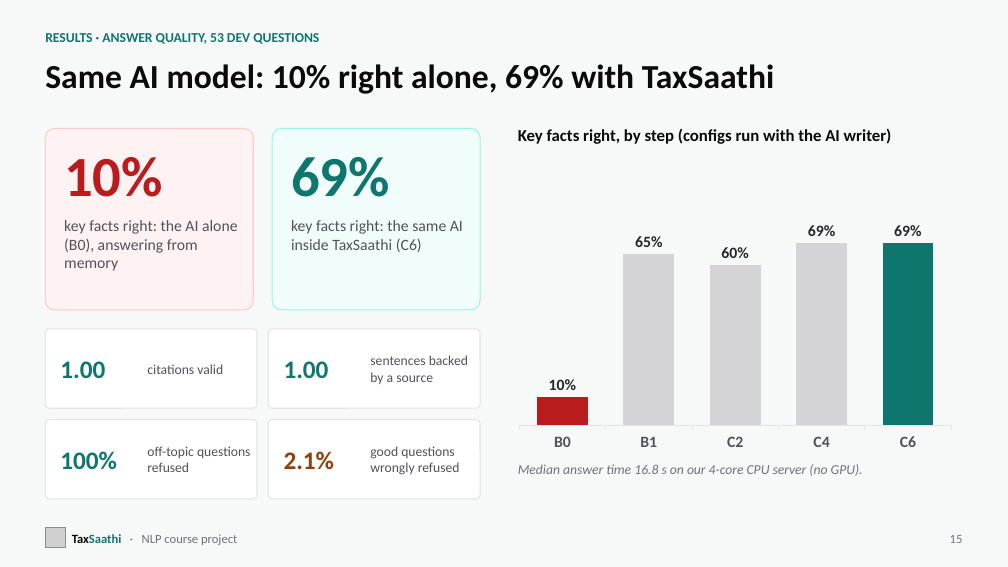
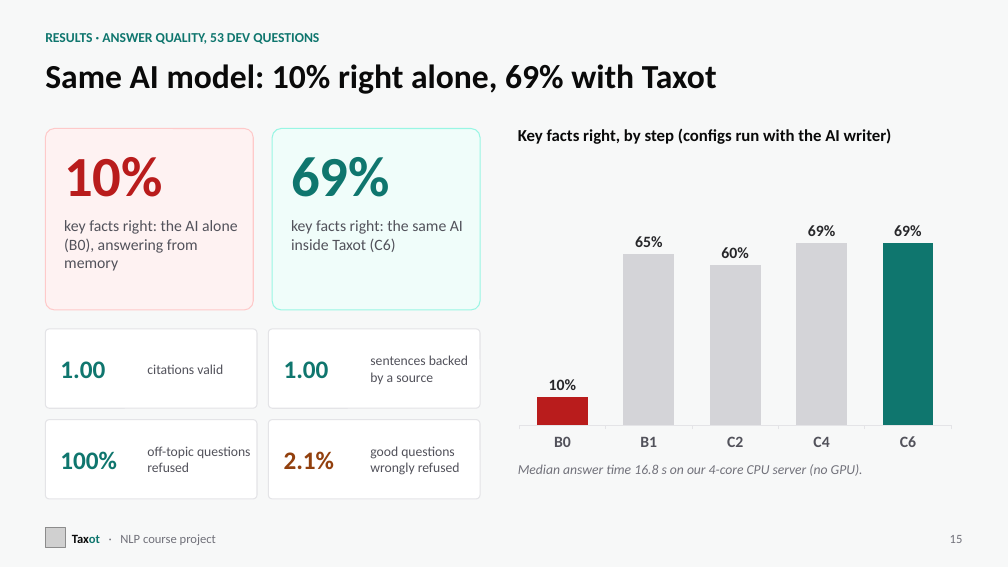
Before and after one commit to HulkInTherapy/taxsaathi, a slide deck: slide 15 of presentation/Taxot.pptx. Drawn at 1008x567 pixels with LibreOffice and Linux fonts; fonts in the diff are those of the drawing; grey boxes stand for pictures. Boxes give left, top, right and bottom in pixels: in the first picture for what was removed or moved away, otherwise in the second. Text is boxed around its words. In the diff, an @@ line names an element or a change of style, - is before the commit and + after.

```diff
--- a/presentation/Taxot.pptx
+++ b/presentation/Taxot.pptx
@@ title at [45,64,717,94]: text changed @@
-Same AI model: 10% right alone, 69% with TaxSaathi
+Same AI model: 10% right alone, 69% with Taxot
@@ text at [291,220,463,252]: text changed @@
-key facts right: the same AI inside TaxSaathi (C6)
+key facts right: the same AI inside Taxot (C6)
@@ text at [72,534,216,545]: text changed @@
-TaxSaathi · NLP course project
+Taxot · NLP course project
```
Also in this commit, not shown: 22 other slides changed, 4 slides added, 10 other files.
